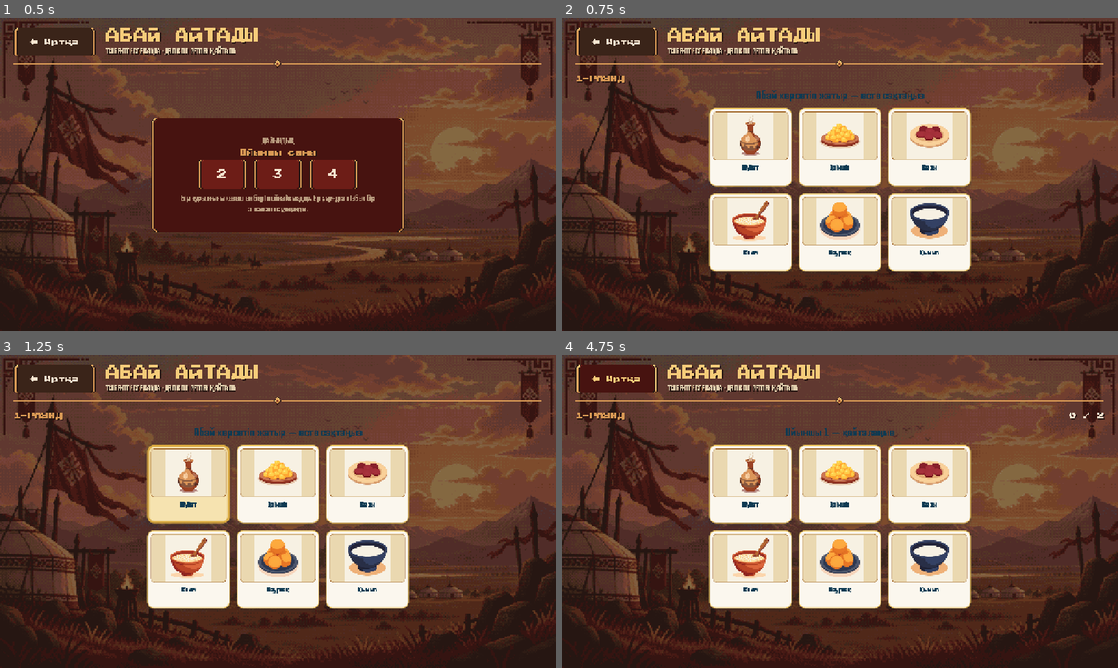
Above: before the commit, frames 1-4 (two rows, left to right).
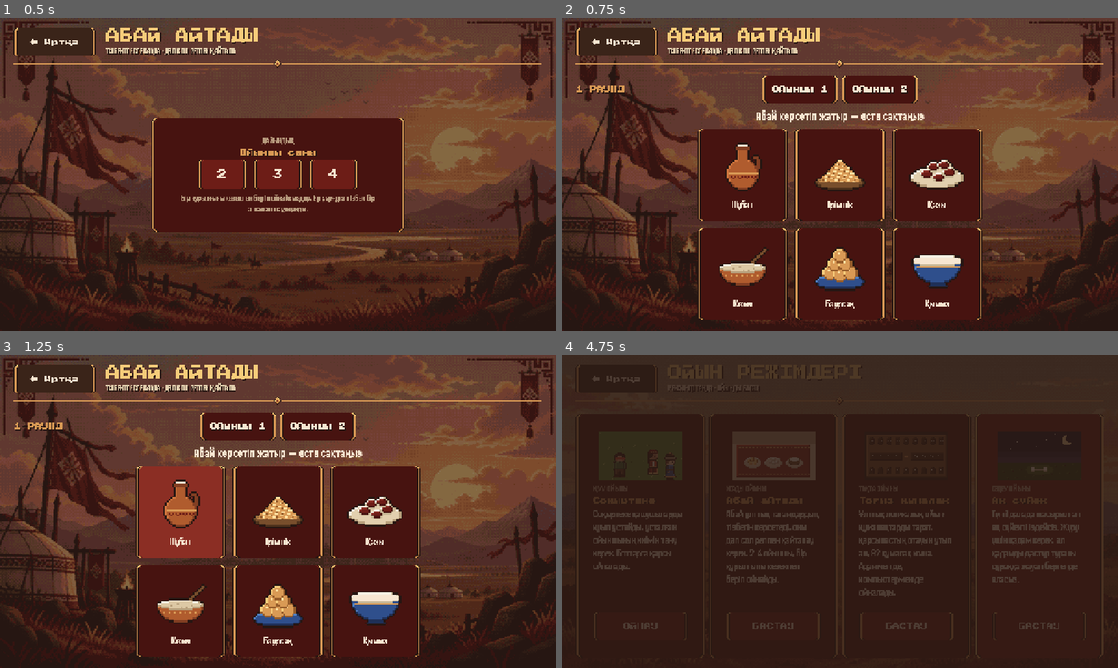
Above: after the commit, the same moments.

Repository: mmeirbek/sanlaq
Game: Godot game, scene res://scenes/ui/abai_says.tscn
Same seed, same stepped clock (60 frames per second), same inputs: the game is played once before the commit and once after it. This scene is started directly instead of the project's main scene. Sound files missing from this copy of the repository are replaced by a short silence.
Inputs (mouse positions are in pixels of both pictures, inside the frame that each line leads up to):
- Up to frame 1 (0.5 s): no input
- Up to frame 2 (0.75 s): click "2" at 0.5 s
- Up to frame 3 (1.25 s): no input
- Up to frame 4 (4.75 s): tap Enter at 1.25 s; move the mouse to (962, 495) at 1.27 s; hold D (move_right) 1.28-2 s; hold Shift (sprint) 1.28-2 s; click (962, 495) at 1.42 s; tap Space (ui_accept) at 1.52 s; drag from (728, 527) to (812, 574) at 2.02 s; move the mouse to (895, 442) at 2.77 s; hold D (move_right) 2.78-3.5 s; tap Tab at 2.85 s; click (895, 442) at 2.92 s; click "ДАЙЫН" at 3.5 s; click "← Артқа" at 4.25 s

Frame 1 is identical in both runs. In frame 2, 30% of the frame differs, in the area x 2-76%, y 18-97%; in frame 3, 30%; in frame 4, 74%, in the area x 0-100%, y 0-99%.
Error before the commit: Invalid access to property or key 'pressed' on a base object of type 'null instance'. (res://scenes/ui/abai_says.gd:64)

Commit message:
Абай айтады: карточки с пиксельными иконками еды и полоса игроков
Скрипт переведён на новую раскладку экрана: карточки — SelectableCard с
иконкой в целом масштабе, «Артқа» — из ScreenHeader, цвета — UiTokens.
Ходящий выделен в полосе игроков, ошибившийся в раунде — крестиком.
Слова ссылаются на assets/sprites/food; старые картинки и
prepare_word_icons.py удалены. Механика не менялась.

Co-Authored-By: Claude Opus 5.5 <noreply@anthropic.com>
Claude-Session: https://claude.ai/code/session_01NDEWsq992Ew5MZxMi54Nzh

Diff:
--- a/data/words/baursak.tres
+++ b/data/words/baursak.tres
@@ -8,5 +8,5 @@
 category = "food"
 name_kz = "Баурсақ"
 name_en = "Baursak"
-icon_path = "res://assets/words/food/baursak.png"
+icon_path = "res://assets/sprites/food/baursak.png"
 sound_path = ""
--- a/data/words/beshbarmaq.tres
+++ b/data/words/beshbarmaq.tres
@@ -8,5 +8,5 @@
 category = "food"
 name_kz = "Бешбармақ"
 name_en = "Beshbarmak"
-icon_path = "res://assets/words/food/beshbarmaq.png"
+icon_path = "res://assets/sprites/food/beshbarmaq.png"
 sound_path = ""
--- a/data/words/irimshik.tres
+++ b/data/words/irimshik.tres
@@ -8,5 +8,5 @@
 category = "food"
 name_kz = "Ірімшік"
 name_en = "Irimshik"
-icon_path = "res://assets/words/food/irimshik.png"
+icon_path = "res://assets/sprites/food/irimshik.png"
 sound_path = ""
--- a/data/words/kozhe.tres
+++ b/data/words/kozhe.tres
@@ -8,5 +8,5 @@
 category = "food"
 name_kz = "Көже"
 name_en = "Kozhe"
-icon_path = "res://assets/words/food/kozhe.png"
+icon_path = "res://assets/sprites/food/kozhe.png"
 sound_path = ""
--- a/data/words/kurt.tres
+++ b/data/words/kurt.tres
@@ -8,5 +8,5 @@
 category = "food"
 name_kz = "Құрт"
 name_en = "Kurt"
-icon_path = "res://assets/words/food/kurt.png"
+icon_path = "res://assets/sprites/food/kurt.png"
 sound_path = ""
--- a/data/words/qazy.tres
+++ b/data/words/qazy.tres
@@ -8,5 +8,5 @@
 category = "food"
 name_kz = "Қазы"
 name_en = "Kazy"
-icon_path = "res://assets/words/food/qazy.png"
+icon_path = "res://assets/sprites/food/qazy.png"
 sound_path = ""
--- a/data/words/qymyz.tres
+++ b/data/words/qymyz.tres
@@ -8,5 +8,5 @@
 category = "food"
 name_kz = "Қымыз"
 name_en = "Kymyz"
-icon_path = "res://assets/words/food/qymyz.png"
+icon_path = "res://assets/sprites/food/qymyz.png"
 sound_path = ""
--- a/data/words/shubat.tres
+++ b/data/words/shubat.tres
@@ -8,5 +8,5 @@
 category = "food"
 name_kz = "Шұбат"
 name_en = "Shubat"
-icon_path = "res://assets/words/food/shubat.png"
+icon_path = "res://assets/sprites/food/shubat.png"
 sound_path = ""
--- a/scenes/ui/abai_says.gd
+++ b/scenes/ui/abai_says.gd
@@ -17,10 +17,14 @@
 const SHOW_GAP := 0.22
 const TAP_FLASH := 0.18
 const FEEDBACK_TIME := 0.9
+## Иконка 32×32 пикселя арта уже сохранена ×2; на карточке — ещё ×2.
+const ICON_SCALE := 2
+const CARD_WIDTH := 208
+const CROSS := preload("res://assets/ui/frames/cross.png")
 
 var _state: State = State.SETUP
 var _words: Array[GameWord] = []
-var _card_panels: Array[PanelContainer] = []
+var _cards: Array[SelectableCard] = []
 var _sequence: Array[int] = []
 var _round: int = 0
 ## Каждый игрок: {name: String, active: bool, failed: bool}
@@ -37,6 +41,7 @@
 @onready var _handoff_panel: PanelContainer = %HandoffPanel
 @onready var _end_panel: PanelContainer = %EndPanel
 @onready var _grid: GridContainer = %CardGrid
+@onready var _players_row: HBoxContainer = %PlayersRow
 @onready var _round_label: Label = %RoundLabel
 @onready var _status_label: Label = %StatusLabel
 @onready var _progress_label: Label = %ProgressLabel
@@ -47,7 +52,6 @@
 @onready var _rounds_label: Label = %RoundsLabel
 @onready var _again_btn: Button = %AgainBtn
 @onready var _menu_btn: Button = %MenuBtn
-@onready var _back_btn: Button = %BackBtn
 @onready var _p2_btn: Button = %P2Btn
 @onready var _p3_btn: Button = %P3Btn
 @onready var _p4_btn: Button = %P4Btn
@@ -61,7 +65,7 @@
 	_ready_btn.pressed.connect(_on_ready_pressed)
 	_again_btn.pressed.connect(_reset_to_setup)
 	_menu_btn.pressed.connect(func() -> void: SceneRouter.go_to_main_menu())
-	_back_btn.pressed.connect(func() -> void: SceneRouter.go_to_mode_select())
+	(%Header as ScreenHeader).back_pressed.connect(SceneRouter.go_to_mode_select)
 	_show_only(_setup_panel)
 
 func _start_game(player_count: int) -> void:
@@ -69,7 +73,7 @@
 	if _words.is_empty():
 		Telemetry.log_error("no GameWord resources found", "abai_says")
 		_show_only(_play_panel)
-		_status_label.text = tr("Сөздер табылмады")
+		_set_status(tr("Сөздер табылмады"), UiTokens.DANGER)
 		return
 
 	_build_cards()
@@ -97,85 +101,78 @@
 	for c in _grid.get_children():
 		_grid.remove_child(c)
 		c.queue_free()
-	_card_panels.clear()
+	_cards.clear()
 	for i in _words.size():
 		_grid.add_child(_make_card(_words[i], i))
 
-## Карточка собрана как в codex.gd: обычный Control-хост, внутри оформленная
-## панель с содержимым и поверх неё прозрачная кнопка на всю площадь — так
-## контейнер не спорит с раскладкой кликабельного слоя.
-func _make_card(word: GameWord, index: int) -> Control:
-	var card := Control.new()
-	card.custom_minimum_size = Vector2(190, 180)
-	card.size_flags_horizontal = Control.SIZE_EXPAND_FILL
-
-	var panel := PanelContainer.new()
-	panel.set_anchors_and_offsets_preset(Control.PRESET_FULL_RECT)
-	panel.mouse_filter = Control.MOUSE_FILTER_IGNORE
-	panel.add_theme_stylebox_override("panel", _card_style())
-	card.add_child(panel)
-	_card_panels.append(panel)
+## Карточка блюда: иконка ×2 (целый масштаб) и название. Подсветка показа и
+## нажатия — выбранный вид карточки из темы.
+func _make_card(word: GameWord, index: int) -> SelectableCard:
+	var card := SelectableCard.new()
+	card.compact = true
+	card.custom_minimum_size = Vector2(CARD_WIDTH, 0)
+	card.focus_mode = Control.FOCUS_NONE
+	card.pressed.connect(_on_card_pressed.bind(index))
+	_cards.append(card)
 
 	var box := VBoxContainer.new()
-	box.add_theme_constant_override("separation", 6)
-	panel.add_child(box)
-
-	var frame := PanelContainer.new()
-	frame.custom_minimum_size = Vector2(0, 112)
-	frame.add_theme_stylebox_override("panel", _photo_style())
-	box.add_child(frame)
-
-	var tex := TextureRect.new()
-	tex.custom_minimum_size = Vector2(0, 104)
-	tex.expand_mode = TextureRect.EXPAND_IGNORE_SIZE
-	tex.stretch_mode = TextureRect.STRETCH_KEEP_ASPECT_CENTERED
-	tex.texture_filter = CanvasItem.TEXTURE_FILTER_LINEAR
-	if not word.icon_path.is_empty():
-		tex.texture = load(word.icon_path) as Texture2D
-	frame.add_child(tex)
+	box.mouse_filter = Control.MOUSE_FILTER_IGNORE
+	card.add_child(box)
+
+	var icon := TextureRect.new()
+	icon.texture = load(word.icon_path) as Texture2D if not word.icon_path.is_empty() else null
+	if icon.texture != null:
+		icon.custom_minimum_size = icon.texture.get_size() * ICON_SCALE
+	icon.expand_mode = TextureRect.EXPAND_IGNORE_SIZE
+	icon.stretch_mode = TextureRect.STRETCH_KEEP_ASPECT_CENTERED
+	icon.size_flags_horizontal = Control.SIZE_SHRINK_CENTER
+	icon.mouse_filter = Control.MOUSE_FILTER_IGNORE
+	box.add_child(icon)
 
 	var name_lbl := Label.new()
 	name_lbl.text = word.get_name_for_lang(GameSettings.get_lang_code())
 	name_lbl.horizontal_alignment = HORIZONTAL_ALIGNMENT_CENTER
-	name_lbl.add_theme_font_size_override("font_size", 18)
-	name_lbl.add_theme_color_override("font_color", SanlaqDesignTokens.NAVY)
+	name_lbl.mouse_filter = Control.MOUSE_FILTER_IGNORE
 	box.add_child(name_lbl)
-
-	var click := Button.new()
-	click.flat = true
-	click.focus_mode = Control.FOCUS_NONE
-	click.mouse_default_cursor_shape = Control.CURSOR_POINTING_HAND
-	click.set_anchors_preset(Control.PRESET_FULL_RECT)
-	click.pressed.connect(_on_card_pressed.bind(index))
-	card.add_child(click)
-
 	return card
 
-func _card_style(active: bool = false) -> StyleBoxFlat:
-	var s := StyleBoxFlat.new()
-	s.bg_color = SanlaqDesignTokens.GOLD_PALE if active else SanlaqDesignTokens.CREAM_LIGHT
-	s.border_color = SanlaqDesignTokens.GOLD_DARK if active else SanlaqDesignTokens.GOLD
-	s.set_border_width_all(5 if active else 2)
-	s.set_corner_radius_all(14)
-	s.set_content_margin_all(8)
-	s.shadow_color = Color(0.04, 0.16, 0.23, 0.18)
-	s.shadow_size = 9 if active else 5
-	s.shadow_offset = Vector2(0, 3)
-	return s
-
-func _photo_style() -> StyleBoxFlat:
-	var s := StyleBoxFlat.new()
-	s.bg_color = Color("ead8b0")
-	s.border_color = Color("a26a2e")
-	s.set_border_width_all(1)
-	s.set_corner_radius_all(8)
-	s.set_content_margin_all(3)
-	return s
-
 func _set_card_active(index: int, active: bool) -> void:
-	if index < 0 or index >= _card_panels.size():
-		return
-	_card_panels[index].add_theme_stylebox_override("panel", _card_style(active))
+	if index < 0 or index >= _cards.size():
+		return
+	_cards[index].selected = active
+
+## Полоса игроков в порядке хода: ходящий — золотой карточкой, ошибившийся в
+## этом раунде — с крестиком, выбывший — приглушённым именем.
+func _update_players() -> void:
+	for chip in _players_row.get_children():
+		_players_row.remove_child(chip)
+		chip.queue_free()
+	var current := -1
+	if _state == State.HANDOFF or _state == State.INPUT:
+		current = _order[_turn_pos]
+	for i in _order:
+		var p: Dictionary = _players[i]
+		var chip := PanelContainer.new()
+		chip.theme_type_variation = "CardCompactSelected" if i == current else "CardCompact"
+		var row := HBoxContainer.new()
+		row.add_theme_constant_override("separation", UiTokens.SPACE_XS)
+		chip.add_child(row)
+		var name_lbl := Label.new()
+		name_lbl.text = p["name"]
+		name_lbl.theme_type_variation = "HudLabel" if p["active"] else "CaptionLabel"
+		if i == current:
+			name_lbl.add_theme_color_override("font_color", UiTokens.GOLD_LIGHT)
+		row.add_child(name_lbl)
+		if p["active"] and p["failed"]:
+			var cross := TextureRect.new()
+			cross.texture = CROSS
+			cross.stretch_mode = TextureRect.STRETCH_KEEP_CENTERED
+			row.add_child(cross)
+		_players_row.add_child(chip)
+
+func _set_status(text: String, color: Color = UiTokens.CREAM) -> void:
+	_status_label.text = text
+	_status_label.add_theme_color_override("font_color", color)
 
 func _next_round() -> void:
 	_round += 1
@@ -192,9 +189,9 @@
 	_busy = true
 	_show_only(_play_panel)
 	_round_label.text = tr("%d-РАУНД") % _round
-	_status_label.text = tr("Абай көрсетіп жатыр — есте сақтаңыз")
-	_status_label.add_theme_color_override("font_color", SanlaqDesignTokens.NAVY)
+	_set_status(tr("Абай көрсетіп жатыр — есте сақтаңыз"))
 	_progress_label.text = ""
+	_update_players()
 
 	await get_tree().create_timer(0.6).timeout
 	if not is_inside_tree():
@@ -223,6 +220,7 @@
 	_state = State.HANDOFF
 	_input_pos = 0
 	_handoff_name.text = _players[_order[_turn_pos]]["name"]
+	_update_players()
 	_show_only(_handoff_panel)
 
 func _on_ready_pressed() -> void:
@@ -230,8 +228,8 @@
 		return
 	_state = State.INPUT
 	_show_only(_play_panel)
-	_status_label.text = tr("%s — қайталаңыз") % _players[_order[_turn_pos]]["name"]
-	_status_label.add_theme_color_override("font_color", SanlaqDesignTokens.NAVY)
+	_set_status(tr("%s — қайталаңыз") % _players[_order[_turn_pos]]["name"])
+	_update_players()
 	_update_progress()
 
 func _on_card_pressed(index: int) -> void:
@@ -258,11 +256,11 @@
 	_busy = true
 	if not correct:
 		_players[_order[_turn_pos]]["failed"] = true
-	_status_label.text = tr("Дұрыс!") if correct else tr("Қате!")
-	_status_label.add_theme_color_override(
-		"font_color",
-		SanlaqDesignTokens.GREEN_ACCENT if correct else SanlaqDesignTokens.RED_ACCENT
-	)
+	if correct:
+		_set_status(tr("Дұрыс!"), UiTokens.SUCCESS)
+	else:
+		_set_status(tr("Қате!"), UiTokens.DANGER)
+		_update_players()
 	await get_tree().create_timer(FEEDBACK_TIME).timeout
 	if not is_inside_tree():
 		return
--- a/tools/modes_smoke_test.gd
+++ b/tools/modes_smoke_test.gd
@@ -189,15 +189,19 @@
 	var n := await mount("res://scenes/ui/abai_says.tscn")
 	if n == null:
 		return
-	_check_backdrop(n, SanlaqSceneBackdrop.Variant.ABAI, "абай")
+	check(n.get_node_or_null("Background") is PixelBackdrop, "абай: пиксельный фон на месте")
 	check((n.get_node("%SetupPanel") as Control).visible, "абай: экран выбора числа игроков виден")
-	check(_connected(n, "%BackBtn"), "абай: кнопка «Артқа» подключена")
+	check((n.get_node("%Header") as ScreenHeader).back_pressed.get_connections().size() > 0,
+		"абай: «Артқа» подключена")
 
 	(n.get_node("%P2Btn") as Button).pressed.emit()
 	await process_frame
 	var words: Array = n.get("_words")
 	check(words.size() == 6, "абай: набрано 6 карточек, получено %d" % words.size())
 	check((n.get_node("%CardGrid") as GridContainer).get_child_count() == 6, "абай: 6 карточек в сетке")
+	for w: GameWord in words:
+		check(w.icon_path.begins_with("res://assets/sprites/food/") and ResourceLoader.exists(w.icon_path),
+			"абай: у «%s» пиксельная иконка" % w.id)
 
 	# Показ тізбек: стартовая пауза 0.6 + 2 элемента по (SHOW_ON + SHOW_GAP).
 	await create_timer(2.6).timeout
@@ -205,9 +209,12 @@
 	check(seq.size() == 2, "абай: длина тізбек в 1-м раунде = 2, получено %d" % seq.size())
 	check((n.get_node("%HandoffPanel") as Control).visible, "абай: после показа — экран передачи устройства")
 
-	# Первый по очереди повторяет верно.
+	# Первый по очереди повторяет верно. Его карточка в полосе игроков — золотая.
 	(n.get_node("%ReadyBtn") as Button).pressed.emit()
 	await process_frame
+	var chips := (n.get_node("%PlayersRow") as HBoxContainer).get_children().filter(
+		func(c: Control) -> bool: return c.theme_type_variation == &"CardCompactSelected")
+	check(chips.size() == 1, "абай: в полосе игроков выделен ровно ходящий, выделено %d" % chips.size())
 	for step in seq:
 		n.call("_on_card_pressed", step)
 		await process_frame
Binary file removed: assets/words/food/baursak.png
Not shown, removed: assets/words/food/baursak.png.import
Binary file removed: assets/words/food/beshbarmaq.png
Not shown, removed: assets/words/food/beshbarmaq.png.import
Binary file removed: assets/words/food/irimshik.png
Not shown, removed: assets/words/food/irimshik.png.import
Binary file removed: assets/words/food/kozhe.png
Not shown, removed: assets/words/food/kozhe.png.import
Binary file removed: assets/words/food/kurt.png
Not shown, removed: assets/words/food/kurt.png.import
Binary file removed: assets/words/food/qazy.png
Not shown, removed: assets/words/food/qazy.png.import
(and 7 more such lines)
